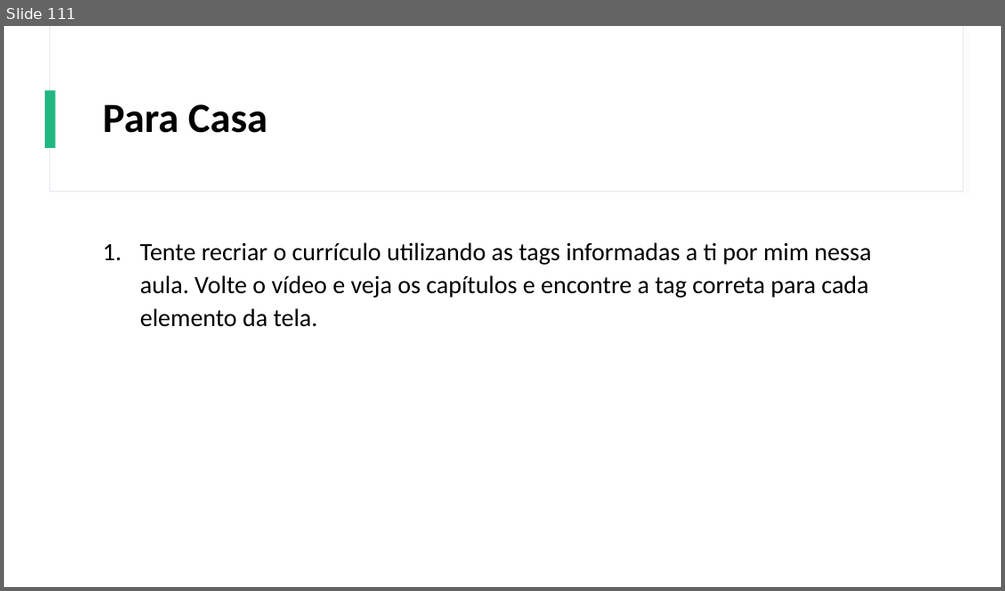
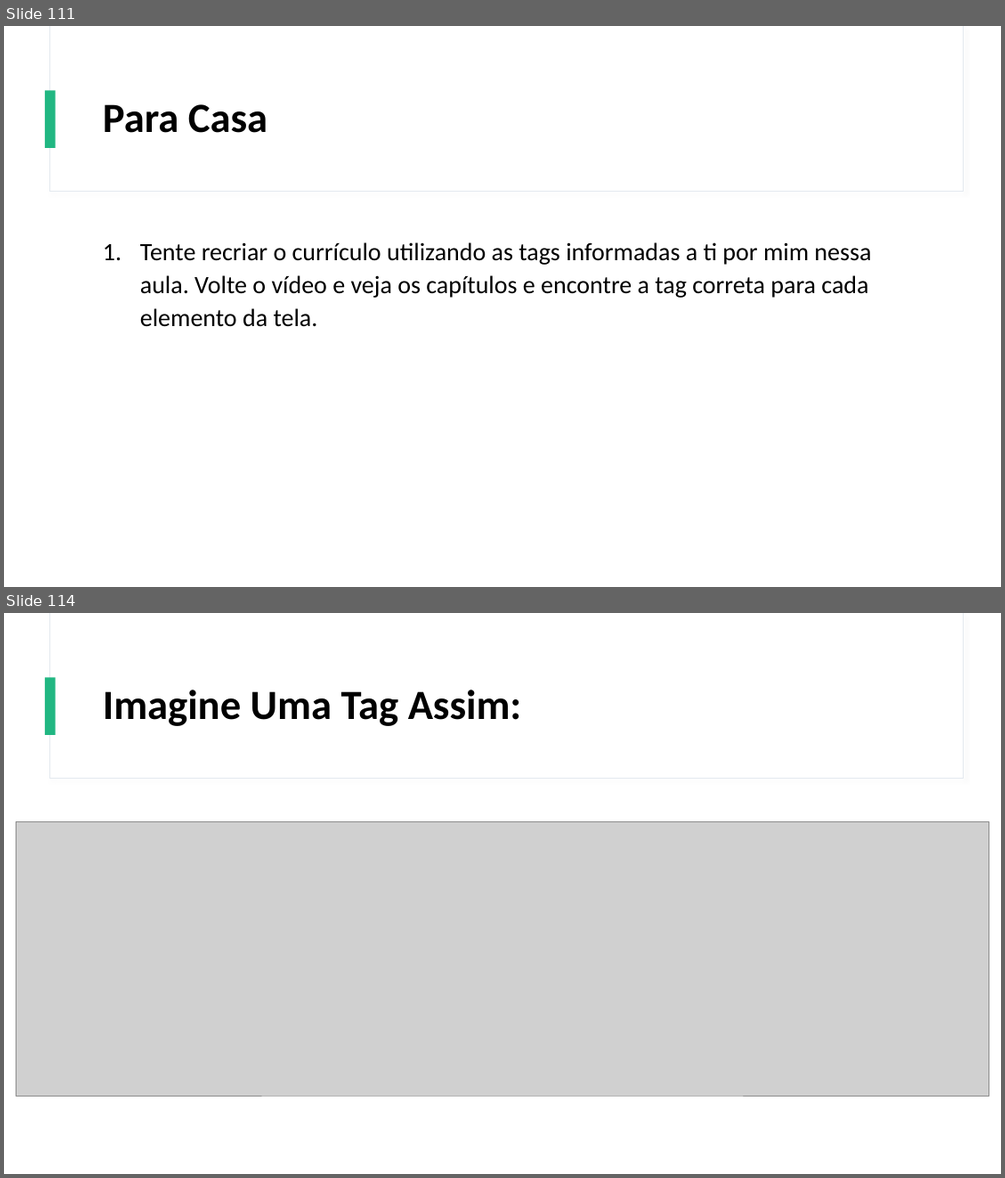
Before and after one commit to Gustavo6401/CursoHTMLCSS, a slide deck: Power Point/Curso de HTML e CSS.pptx. Shown one above the other, each under a label of ours: slide 111 before the commit, slides 111 and 114 after it; the slides between them are not shown. The pictures are 1005x591 and 1005x1178 pixels, drawn with LibreOffice and Linux fonts; fonts in the diff are those of the drawing; grey boxes stand for pictures. Boxes give left, top, right and bottom in pixels: in the first picture for what was removed or moved away, otherwise in the second. Text is boxed around its words. In the diff, an @@ line names an element or a change of style, - is before the commit and + after.

```diff
--- a/Power Point/Curso de HTML e CSS.pptx
+++ b/Power Point/Curso de HTML e CSS.pptx
@@ slide 114 added at (4,613,1001,1174), background #FFFFFF; not listed: 3 template elements that a slide beside it also shows @@
@@ title added at (103,690,522,726), 40 pt, text #000000, bold @@
+Imagine Uma Tag Assim:
@@ picture added at (16,821,989,1095) @@
```
Also in this commit, not shown: 6 other slides added, 2 other files.
